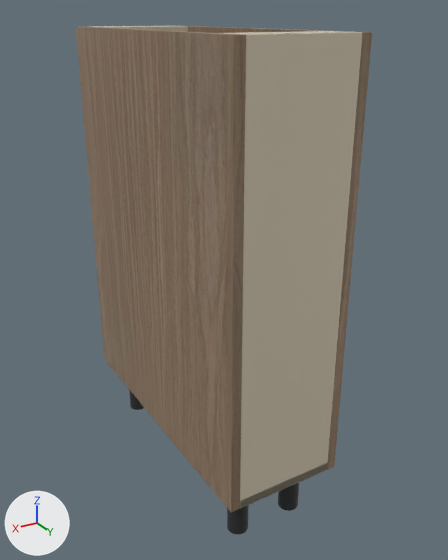
The glTF model storefront/public/cabinet-inventory/models/oppein-ply-mnw-b09fh.glb as it was, and as the next commit left it.
The view is the same before and after, from a camera (50 mm lens) standing at (0.662, 0.699, 0.901) and looking at (0.08, -0.271, 0.416). The axes (+X, +Y, +Z) are drawn at lower left. The lights are the same throughout. The older version comes first. Where no turn or scale is listed for an object, it has been applied to the vertices.

Before the edit, the objects in view are built like this:
```python
ob_cabinet_back = bpy.data.objects.new('Cabinet back', me_cube_002)
ob_cabinet_back.location = (0.114, -0.006, 0.495)
ob_cabinet_bottom = bpy.data.objects.new('Cabinet bottom', me_cube_003)
ob_cabinet_bottom.location = (0.114, -0.293, 0.123)
ob_cabinet_side = bpy.data.objects.new('Cabinet side', me_cube)
ob_cabinet_side.location = (0.009, -0.293, 0.495)
ob_cabinet_side_001 = bpy.data.objects.new('Cabinet side.001', me_cube_001)
ob_cabinet_side_001.location = (0.22, -0.293, 0.495)
ob_door = bpy.data.objects.new('Door', me_cube_006)
ob_door.location = (0.114, -0.596, 0.495)
ob_top_support_rail_001 = bpy.data.objects.new('Top support rail.001', me_cube_005)
ob_top_support_rail_001.location = (0.114, -0.551, 0.867)
```
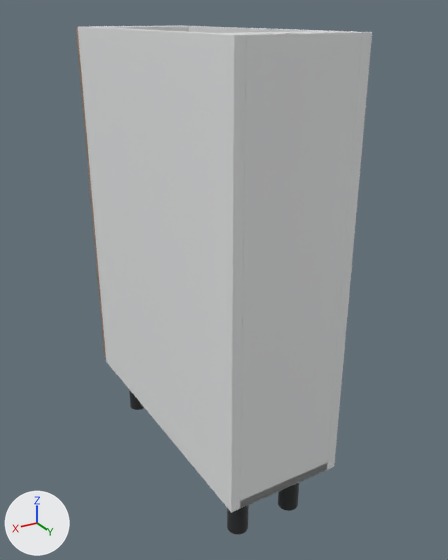
Boxes [x1, y1, x2, y2] around the edits, measured in the pictures (448 x 560 px):
'Cabinet side.001', recoloured (brown to white)
    both: [78, 27, 246, 512]
'Cabinet back', recoloured (beige to white)
    both: [240, 32, 363, 505]
'Cabinet side', recoloured
    both: [188, 26, 372, 470]
'Cabinet bottom', recoloured
    both: [240, 464, 327, 508]
'Top support rail.001', recoloured (beige to white)
    both: [92, 26, 188, 32]
'Top support rail', recoloured
    both: [225, 31, 340, 34]

Patch to the scene script:
```diff
--- a/storefront/public/cabinet-inventory/models/oppein-ply-mnw-b09fh.glb.py
+++ b/storefront/public/cabinet-inventory/models/oppein-ply-mnw-b09fh.glb.py
@@ mat_white_cabinet_carcass @@
+mat_white_cabinet_carcass = principled_material('White cabinet carcass')
+mat_white_cabinet_carcass.base_color = (0.82, 0.83, 0.835)  # white #eaebec
+mat_white_cabinet_carcass.roughness = 0.48
@@ me_cube_002 @@
 me_cube_002.from_pydata(...)  # 56 vertices, 108 faces; spans x -0.096..0.096, y -0.006..0.006, z -0.381..0.381
-me_cube_002.materials.append(mat_cabinet_interior___visual_interpretation)  # beige #daceb6
+me_cube_002.materials.append(mat_white_cabinet_carcass)  # white #eaebec
@@ me_cube_003 @@
 me_cube_003.from_pydata(...)  # 56 vertices, 108 faces; spans x -0.096..0.096, y -0.293..0.293, z -0.009..0.009
-me_cube_003.materials.append(mat_cabinet_interior___visual_interpretation)  # beige #daceb6
+me_cube_003.materials.append(mat_white_cabinet_carcass)  # white #eaebec
@@ me_cube @@
 me_cube.from_pydata(...)  # 56 vertices, 108 faces; spans x -0.009..0.009, y -0.293..0.293, z -0.381..0.381
-me_cube.materials.append(mat_supplier_finish___natural_wood)  # picture img_oak
+me_cube.materials.append(mat_white_cabinet_carcass)  # white #eaebec
@@ me_cube_001 @@
 me_cube_001.from_pydata(...)  # 56 vertices, 108 faces; spans x -0.009..0.009, y -0.293..0.293, z -0.381..0.381
-me_cube_001.materials.append(mat_supplier_finish___natural_wood)  # picture img_oak
+me_cube_001.materials.append(mat_white_cabinet_carcass)  # white #eaebec
@@ me_cube_004 @@
 me_cube_004.from_pydata(...)  # 56 vertices, 108 faces; spans x -0.096..0.096, y -0.035..0.035, z -0.009..0.009
-me_cube_004.materials.append(mat_cabinet_interior___visual_interpretation)  # beige #daceb6
+me_cube_004.materials.append(mat_white_cabinet_carcass)  # white #eaebec
@@ me_cube_005 @@
 me_cube_005.from_pydata(...)  # 56 vertices, 108 faces; spans x -0.096..0.096, y -0.035..0.035, z -0.009..0.009
-me_cube_005.materials.append(mat_cabinet_interior___visual_interpretation)  # beige #daceb6
+me_cube_005.materials.append(mat_white_cabinet_carcass)  # white #eaebec
```
